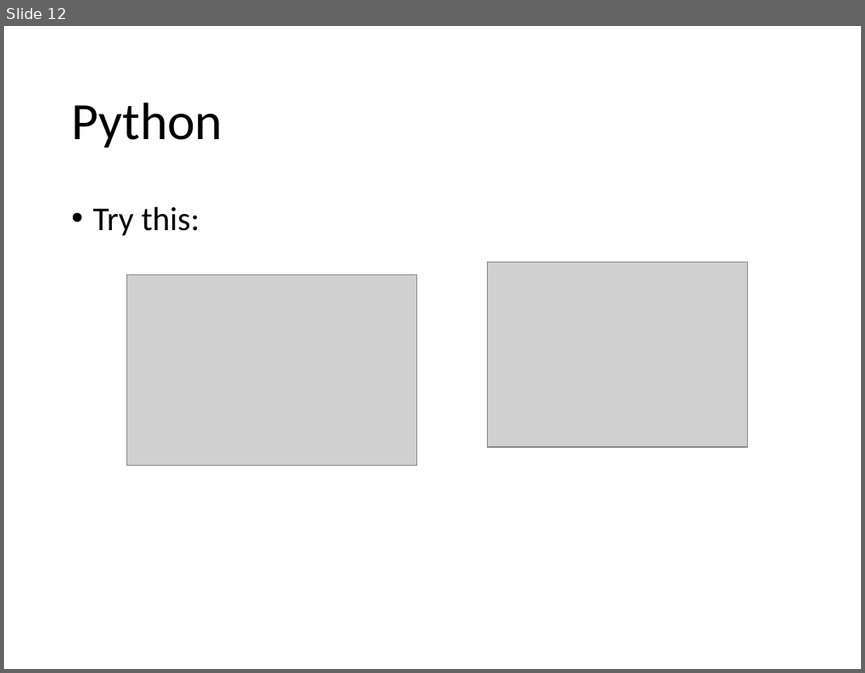
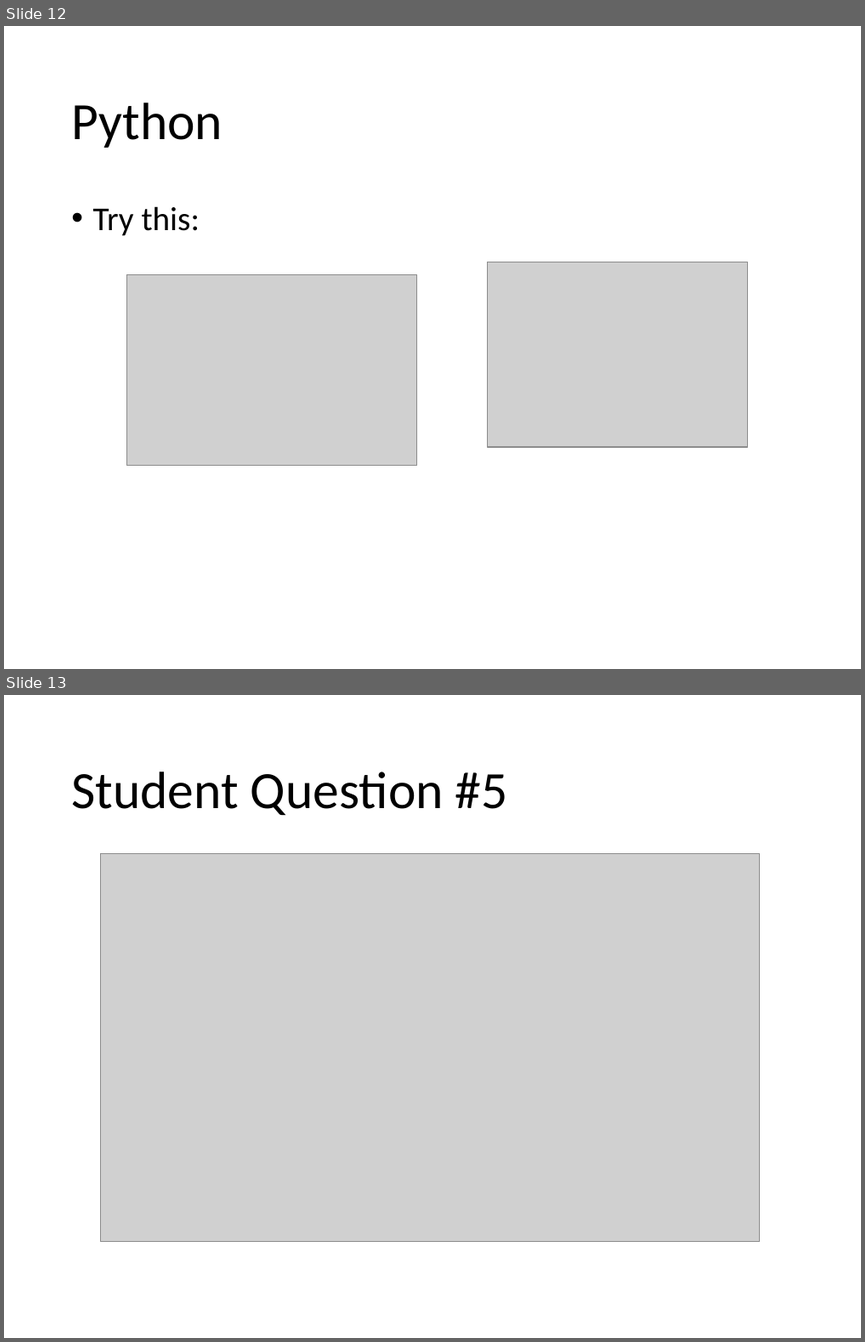
Before and after one commit to Greg5519/ICS2O0, a slide deck: Topic B Programming Introduction/B.7 Lesson - ASCII Encoding.pptx. Shown one above the other, each under a label of ours: slide 12 before the commit, slides 12 and 13 after it. The pictures are 865x673 and 865x1342 pixels, drawn with LibreOffice and Linux fonts; fonts in the diff are those of the drawing; grey boxes stand for pictures. Boxes give left, top, right and bottom in pixels: in the first picture for what was removed or moved away, otherwise in the second. Text is boxed around its words. In the diff, an @@ line names an element or a change of style, - is before the commit and + after.

```diff
--- a/Topic B Programming Introduction/B.7 Lesson - ASCII Encoding.pptx
+++ b/Topic B Programming Introduction/B.7 Lesson - ASCII Encoding.pptx
@@ slide 13 added at bbox=[4, 695, 861, 1338], background #FFFFFF @@
@@ title added at bbox=[71, 771, 508, 815], 44 pt, text #000000 @@
+Student Question #5
@@ picture added at bbox=[101, 853, 760, 1241] @@
```
Also in this commit, not shown: 1 other slide added.
